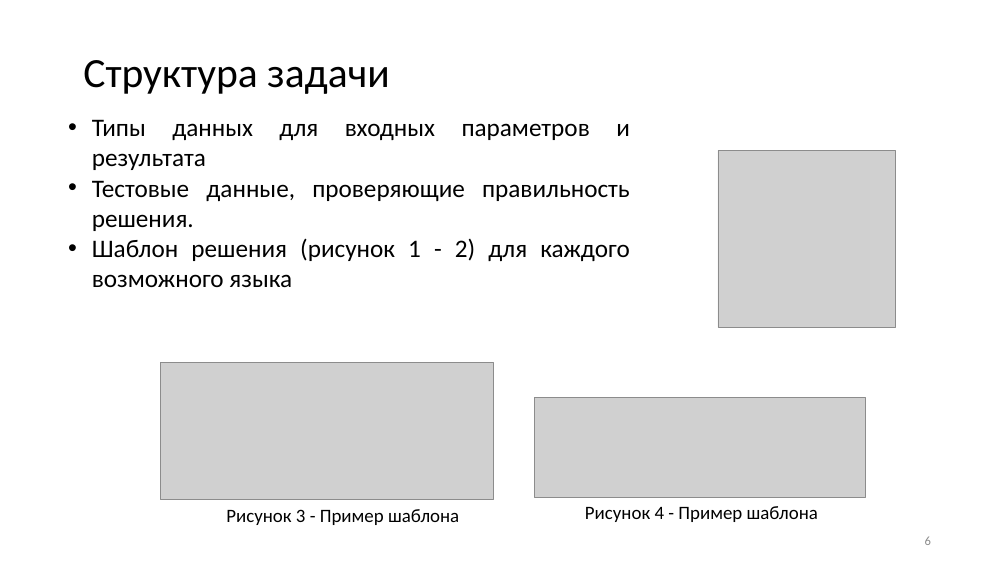
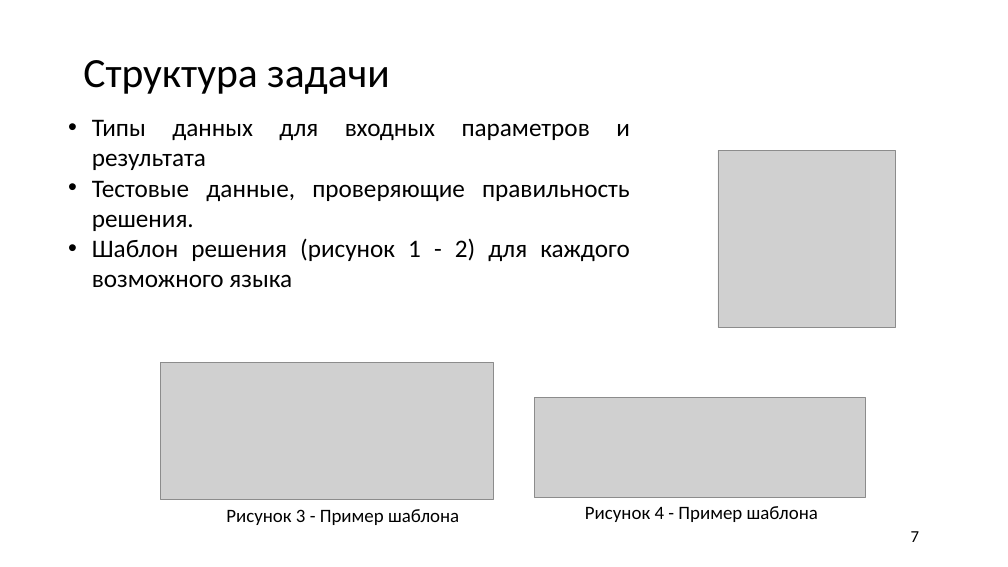
Before and after one commit to R3nnyWeb/Codest, a slide deck: slide 7 of Вашкулатов 12.04.pptx (slide 6 before the commit). Drawn at 1008x567 pixels with LibreOffice and Linux fonts; fonts in the diff are those of the drawing; grey boxes stand for pictures; background and template pictures are left out. Boxes give left, top, right and bottom in pixels: in the first picture for what was removed or moved away, otherwise in the second. Text is boxed around its words. In the diff, an @@ line names an element or a change of style, - is before the commit and + after.

```diff
--- a/Вашкулатов 12.04.pptx
+++ b/Вашкулатов 12.04.pptx
@@ page number added at (911,531,919,542), 16 pt, text #000000 @@
+7
@@ page number removed at (925,536,931,545) @@
-6
```
Also in this commit, not shown: 10 other slides changed, 2 slides added, 3 slides removed, 35 other files.
